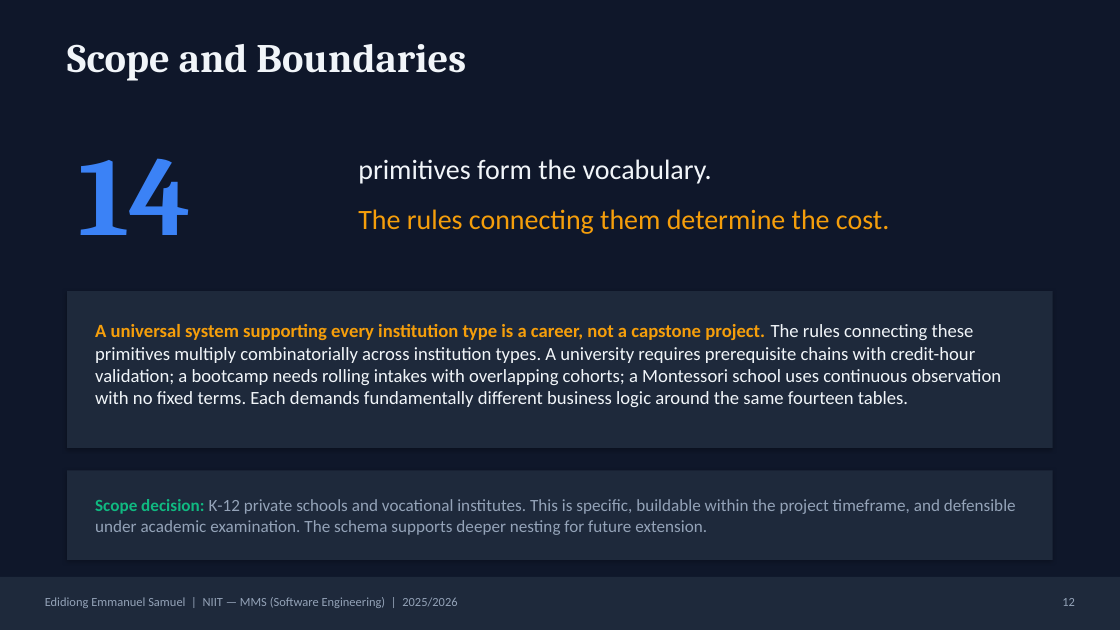
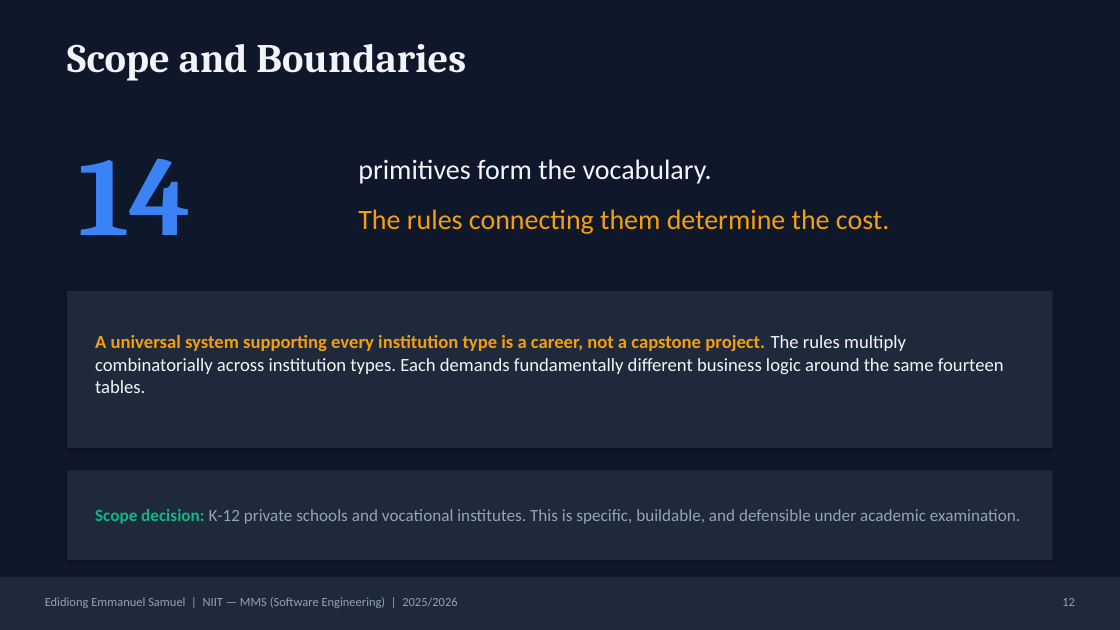
Before and after one commit to Deushomo1st/SchoolHub, a slide deck: slide 12 of docs/School Management Software.pptx. Drawn at 1120x630 pixels with LibreOffice and Linux fonts; fonts in the diff are those of the drawing. Boxes give left, top, right and bottom in pixels: in the first picture for what was removed or moved away, otherwise in the second. Text is boxed around its words. In the diff, an @@ line names an element or a change of style, - is before the commit and + after.

```diff
--- a/docs/School Management Software.pptx
+++ b/docs/School Management Software.pptx
@@ text at bbox=[95, 335, 1004, 393]: text changed @@
-A universal system supporting every institution type is a career, not a capstone project. The rules connecting these primitives multiply combinatorially across institution types. A university requires prerequisite chains with credit-hour validation; a bootcamp needs rolling intakes with overlapping cohorts; a Montessori school uses continuous observation with no fixed terms. Each demands fundamentally different business logic around the same fourteen tables.
+A universal system supporting every institution type is a career, not a capstone project. The rules multiply combinatorially across institution types. Each demands fundamentally different business logic around the same fourteen tables.
@@ text at bbox=[95, 509, 1020, 524]: text changed @@
-Scope decision: K-12 private schools and vocational institutes. This is specific, buildable within the project timeframe, and defensible under academic examination. The schema supports deeper nesting for future extension.
+Scope decision: K-12 private schools and vocational institutes. This is specific, buildable, and defensible under academic examination.
```
Also in this commit, not shown: 12 other slides changed, 1 slide added, 25 other files.
